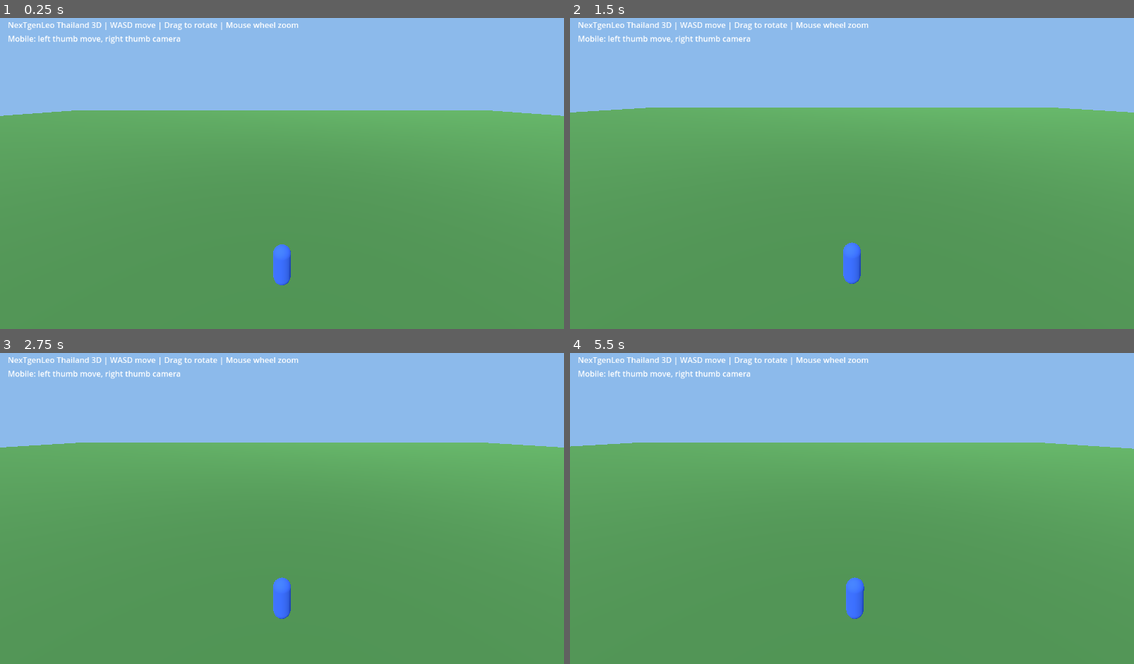
Above: before the commit, frames 1-4 (two rows, left to right).
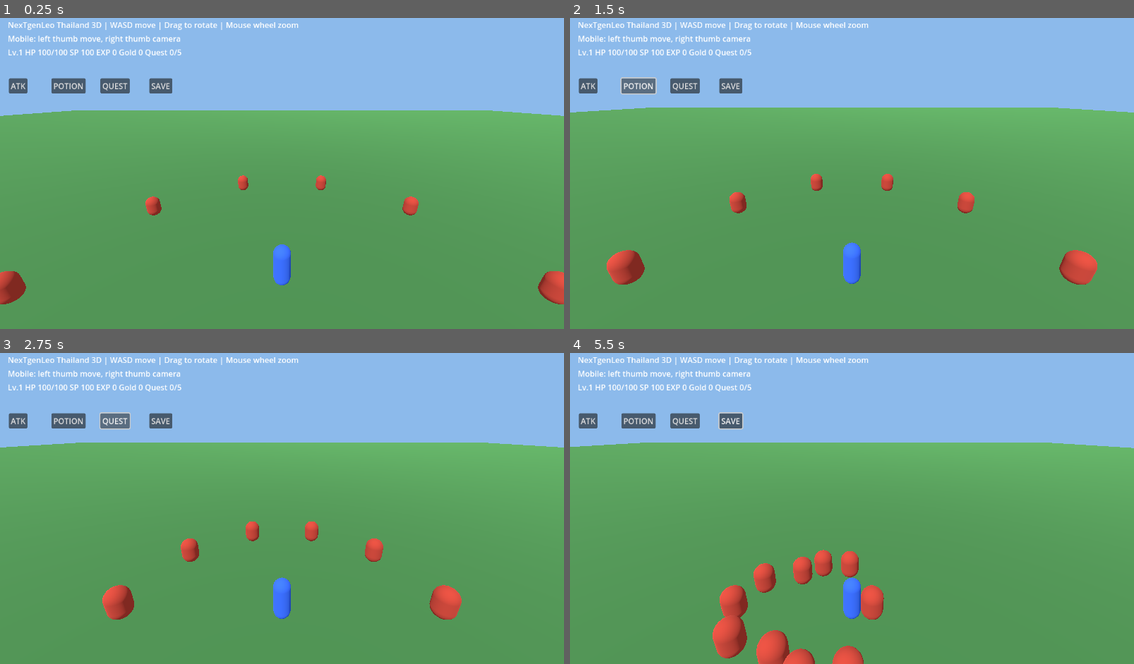
Above: after the commit, the same moments.

Repository: redfullmoon209-debug/NexTgenLeo
Game: Godot game, scene res://scenes/main.tscn
Two runs of this game, one before a commit and one after it. Both use one fixed random seed, a clock stepped at 60 frames per second and the inputs below.
Inputs (mouse positions are in pixels of both pictures, inside the frame that each line leads up to):
- Up to frame 1 (0.25 s): no input
- Up to frame 2 (1.5 s): click (586, 86) at 0.5 s, where only the run after the commit has a clickable "ATK"; click (637, 86) at 1.25 s, where only the run after the commit has a clickable "POTION"
- Up to frame 3 (2.75 s): click (112, 421) at 2 s, where only the run after the commit has a clickable "QUEST"
- Up to frame 4 (5.5 s): click (733, 421) at 2.75 s, where only the run after the commit has a clickable "SAVE"; move the mouse to (976, 489) at 3.52 s; hold D (move_right) 3.53-4.25 s; click (976, 489) at 3.67 s; drag from (739, 520) to (823, 567) at 4.27 s; move the mouse to (908, 436) at 5.02 s; hold D (move_right) from 5.03 s (still down)

The runs differ from the first frame. In frame 1, 2.4% of the frame differs, in the area x 0-100%, y 9-93%; in frame 2, 2.9%; in frame 3, 2.9%; in frame 4, 4.9%, in the area x 0-100%, y 9-100%.

Commit message:
Wire monsters, combat, starter quest, save and HUD into Godot starter

Diff:
--- a/godot/scripts/main.gd
+++ b/godot/scripts/main.gd
@@ -10,13 +10,19 @@
 var look_touch := -1
 var touch_move := Vector2.ZERO
 var pitch := -0.35
+var state := LeoGameState.new()
+var target: LeoMob
+var attack_timer := 0.0
+var status: Label
 
 func _ready() -> void:
+    state.load_game()
     _setup_input()
     _make_world()
     _make_player()
     _load_thailand()
     _make_hud()
+    _spawn_mobs()
 
 func _setup_input() -> void:
     for item in [{"action":"move_forward","key":KEY_W},{"action":"move_back","key":KEY_S},{"action":"move_left","key":KEY_A},{"action":"move_right","key":KEY_D}]:
@@ -62,7 +68,7 @@
 func _make_player() -> void:
     player = CharacterBody3D.new()
     player.name = "Player"
-    player.position = Vector3(0, 2, 0)
+    player.position = state.player_position
     add_child(player)
     var collision := CollisionShape3D.new()
     var capsule := CapsuleShape3D.new()
@@ -113,8 +119,17 @@
     note.text = "Mobile: left thumb move, right thumb camera"
     note.position = Vector2(16, 42)
     layer.add_child(note)
+    status = Label.new()
+    status.position = Vector2(16, 70)
+    layer.add_child(status)
+    _button(layer, "ATK", Vector2(18, 135), _attack)
+    _button(layer, "POTION", Vector2(105, 135), _potion)
+    _button(layer, "QUEST", Vector2(205, 135), _quest)
+    _button(layer, "SAVE", Vector2(305, 135), _save)
 
 func _physics_process(delta: float) -> void:
+    attack_timer = maxf(0.0, attack_timer - delta)
+    status.text = "Lv.%d HP %d/%d SP %d EXP %d Gold %d Quest %d/5" % [state.level, state.hp, state.max_hp(), state.stamina, state.exp, state.gold, state.quest_kills]
     camera_pivot.global_position = player.global_position + Vector3.UP * 1.4
     var axis := Input.get_vector("move_left", "move_right", "move_forward", "move_back")
     if touch_move.length() > 0.1:
@@ -167,3 +182,56 @@
     camera_pivot.rotation.y -= relative.x * LOOK_SENSITIVITY
     pitch = clamp(pitch - relative.y * LOOK_SENSITIVITY, -1.15, 0.25)
     camera_pivot.rotation.x = pitch
+
+func _button(layer: CanvasLayer, title: String, pos: Vector2, callback: Callable) -> void:
+    var b := Button.new()
+    b.text = title
+    b.position = pos
+    layer.add_child(b)
+    b.pressed.connect(callback)
+
+func _spawn_mobs() -> void:
+    for i in range(10):
+        var mob := LeoMob.new()
+        mob.position = Vector3(cos(i * TAU / 10.0) * 12.0, 1.0, sin(i * TAU / 10.0) * 12.0)
+        mob.target = player
+        mob.defeated.connect(_mob_defeated)
+        add_child(mob)
+
+func _mob_defeated(mob: LeoMob) -> void:
+    state.gain_exp(30)
+    state.gold += 10
+    if state.quest_accepted:
+        state.quest_kills += 1
+        if state.quest_kills >= 5:
+            state.quest_accepted = false
+            state.gold += 100
+            state.gain_exp(100)
+    target = null
+    _save()
+
+func _attack() -> void:
+    if attack_timer > 0.0:
+        return
+    if not is_instance_valid(target):
+        var best := INF
+        for node in get_tree().get_nodes_in_group("monsters"):
+            var mob := node as LeoMob
+            var d := player.global_position.distance_to(mob.global_position)
+            if d < best:
+                best = d
+                target = mob
+    if is_instance_valid(target) and player.global_position.distance_to(target.global_position) < 3.2:
+        target.take_damage(25 + state.level * 2)
+        attack_timer = 0.6
+
+func _potion() -> void:
+    state.use_potion()
+
+func _quest() -> void:
+    state.quest_accepted = true
+    state.quest_kills = 0
+
+func _save() -> void:
+    state.player_position = player.global_position
+    state.save_game()
